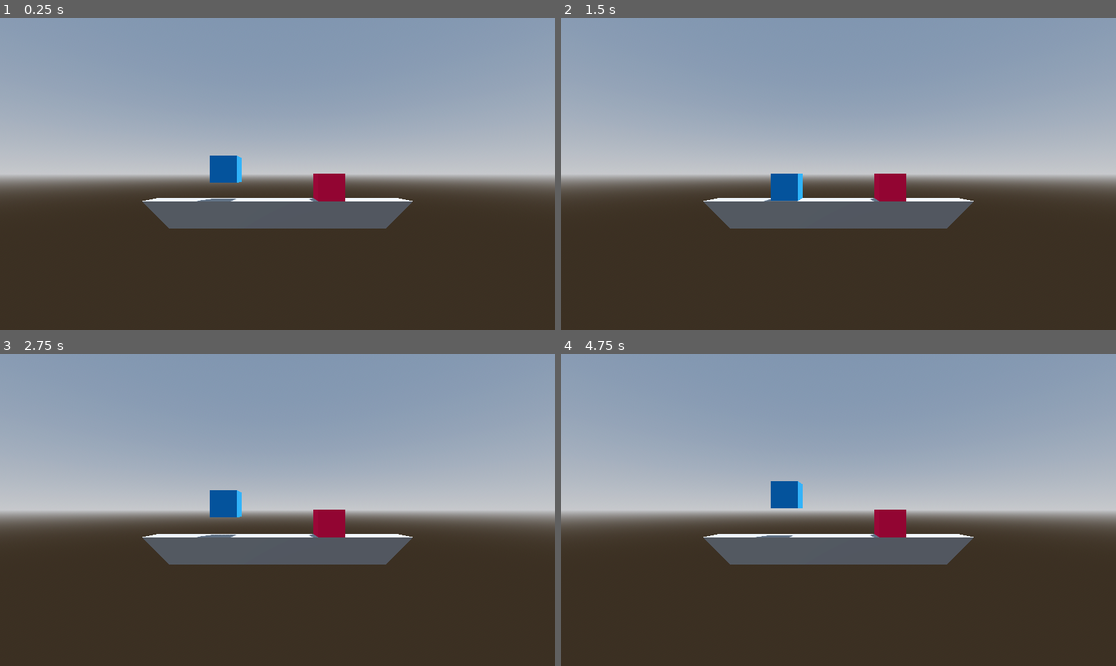
Above: before the commit, frames 1-4 (two rows, left to right).
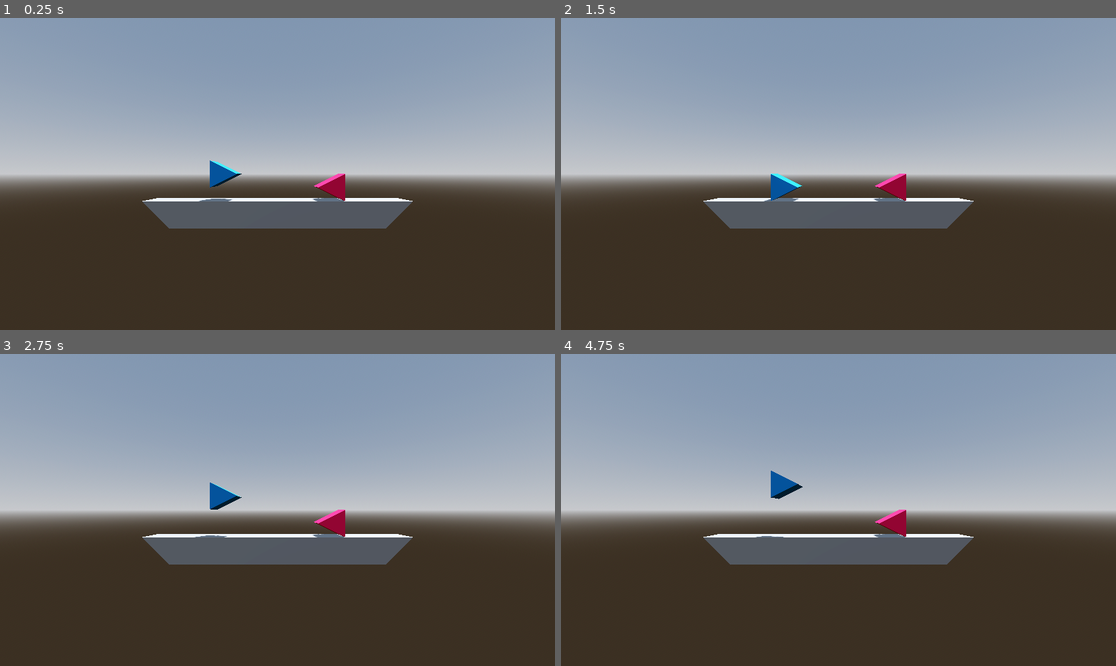
Above: after the commit, the same moments.

Repository: jagvirdehal/peppi
Game: Godot game, scene res://node_3d.tscn
Two runs of this game, one before a commit and one after it. Both use one fixed random seed, a clock stepped at 60 frames per second and the inputs below.
Inputs:
- Up to frame 1 (0.25 s): no input
- Up to frame 2 (1.5 s): tap Enter at 1.25 s
- Up to frame 3 (2.75 s): tap Space at 2 s
- Up to frame 4 (4.75 s): tap Enter at 3.5 s; tap Space at 4.25 s

The runs differ from the first frame. In frame 1, 0.6% of the frame differs, in the area x 35-63%, y 44-59%; in frame 2, 0.6%; in frame 3, 0.7%; in frame 4, 0.7%, in the area x 36-63%, y 37-59%.

Commit message:
Added double jump, short-hop & major refactoring
- Refactored both players into one class
- Added editor var for input prefix
- Added double jumping
- Cleaned up movement a little

Diff:
--- a/Player.gd
+++ b/Player.gd
@@ -3,51 +3,90 @@
 extends CharacterBody3D
 
 const SPEED = 5.0
-const JUMP_VELOCITY = 4.5
+const HOP_VELOCITY = 5
+const JUMP_VELOCITY = 6.5
+const GRAVITY = 15
 
 # Get the gravity from the project settings to be synced with RigidBody nodes.
-var gravity = ProjectSettings.get_setting("physics/3d/default_gravity")
+# var gravity = ProjectSettings.get_setting("physics/3d/default_gravity")
+
+# Player state
 var fast_fall = false
+var num_jumps = 1
 
-# Controls
-var INPUT_UP = null
-var INPUT_DOWN = null
-var INPUT_LEFT = null
-var INPUT_RIGHT = null
-var INPUT_JUMP = null
+# Editor settings
+@export var player_prefix : String
 
-func _init(player_prefix: String):
-	INPUT_UP = player_prefix + "up"
-	INPUT_DOWN = player_prefix + "down"
-	INPUT_LEFT = player_prefix + "left"
-	INPUT_RIGHT = player_prefix + "right"
-	INPUT_JUMP = player_prefix + "jump"
+# Player input
+var input_prefix : String
+var INPUT_JUMP : String
+var INPUT_LEFT : String
+var INPUT_RIGHT : String
+var INPUT_DOWN : String
+var INPUT_UP : String
+
+func _ready():
+	input_prefix = player_prefix + "_"
+	INPUT_JUMP = input_prefix + "jump"
+	INPUT_LEFT = input_prefix + "left"
+	INPUT_RIGHT = input_prefix + "right"
+	INPUT_DOWN = input_prefix + "down"
+	INPUT_UP = input_prefix + "up"
+
+func get_axis():
+	return Input.get_vector(
+		INPUT_LEFT,
+		INPUT_RIGHT,
+		INPUT_DOWN,
+		INPUT_UP
+	)
+
+# TODO: Replace this with some kind of static function var
+var start_jump = false
+var time_pressed = 0
+func handle_jump(delta):
+	const HOP_THRESHOLD = 0.05
+
+	if Input.is_action_just_pressed(INPUT_JUMP):
+		start_jump = true
+
+	if start_jump:
+		if Input.is_action_pressed(INPUT_JUMP):
+			time_pressed += delta
+			print(time_pressed)
+
+		if time_pressed > HOP_THRESHOLD or Input.is_action_just_released(INPUT_JUMP):
+			if not is_on_floor():
+				num_jumps -= 1
+			velocity.y = JUMP_VELOCITY if time_pressed > HOP_THRESHOLD else HOP_VELOCITY
+			time_pressed = 0
+			start_jump = false
 
 func _physics_process(delta):
 	# Add the gravity.
-	if not is_on_floor():
-		velocity.y -= gravity * delta
-		if fast_fall:
-			velocity.y -= 10 * gravity * delta
-	elif fast_fall:
+	if is_on_floor():
 		fast_fall = false
+		num_jumps = 1
+	else:
+		velocity.y -= GRAVITY * delta * (10 if fast_fall else 1)
 
-	if not is_on_floor() and velocity.y < 1 and Input.is_action_just_pressed(INPUT_DOWN):
-		fast_fall = true
+	if num_jumps > 0:
+		handle_jump(delta)
 
-	# Handle jump.
-	if Input.is_action_just_pressed(INPUT_JUMP) and is_on_floor():
-		velocity.y = JUMP_VELOCITY
+	# Get input direction
+	var input_dir = get_axis()
+	var direction = (transform.basis * Vector3(input_dir.x, 0, 0)).normalized()
 
-	# Get the input direction and handle the movement/deceleration.
-	# As good practice, you should replace UI actions with custom gameplay actions.
-	var input_dir = Input.get_vector(INPUT_LEFT, INPUT_RIGHT, INPUT_UP, INPUT_DOWN)
-	var direction = (transform.basis * Vector3(input_dir.x, 0, 0)).normalized()
+	# Handle movement
 	if direction:
 		velocity.x = direction.x * SPEED
 		#velocity.z = direction.z * SPEED
 	else:
-		velocity.x = move_toward(velocity.x, 0, SPEED)
+		velocity.x = move_toward(velocity.x, 0, SPEED * 2)
 		#velocity.z = move_toward(velocity.z, 0, SPEED)
 
+	# Activate fast fall
+	if input_dir.y < 0 and velocity.y < 0:
+		fast_fall = true
+
 	move_and_slide()
--- a/Player1.gd
+++ /dev/null
@@ -1,6 +0,0 @@
-class_name Player1
-
-extends Player
-
-func _init():
-	super("p1_")
--- a/Player2.gd
+++ /dev/null
@@ -1,6 +0,0 @@
-class_name Player2
-
-extends Player
-
-func _init():
-	super("p2_")
--- a/node_3d.tscn
+++ b/node_3d.tscn
@@ -1,18 +1,17 @@
-[gd_scene load_steps=12 format=3 uid="uid://c3ur27utktolw"]
+[gd_scene load_steps=11 format=3 uid="uid://c3ur27utktolw"]
 
-[ext_resource type="Script" path="res://Player1.gd" id="1_a4ihm"]
-[ext_resource type="Script" path="res://Player2.gd" id="2_xtw4l"]
+[ext_resource type="Script" path="res://Player.gd" id="1_x0ag1"]
 
 [sub_resource type="BoxShape3D" id="BoxShape3D_5jcap"]
 
-[sub_resource type="BoxMesh" id="BoxMesh_o0d2v"]
+[sub_resource type="PrismMesh" id="PrismMesh_f8p1k"]
 
 [sub_resource type="StandardMaterial3D" id="StandardMaterial3D_u735u"]
 albedo_color = Color(0, 0.547003, 0.911061, 1)
 
 [sub_resource type="BoxShape3D" id="BoxShape3D_qe35p"]
 
-[sub_resource type="BoxMesh" id="BoxMesh_n1fah"]
+[sub_resource type="PrismMesh" id="PrismMesh_mqgdl"]
 
 [sub_resource type="StandardMaterial3D" id="StandardMaterial3D_2bny1"]
 albedo_color = Color(0.963785, 0, 0.324004, 1)
@@ -34,27 +33,31 @@
 
 [node name="Player1" type="CharacterBody3D" parent="."]
 transform = Transform3D(1, 0, 0, 0, 1, 0, 0, 0, 1, -2, 1, 0)
-script = ExtResource("1_a4ihm")
+script = ExtResource("1_x0ag1")
+player_prefix = "p1"
 
 [node name="CollisionShape3D" type="CollisionShape3D" parent="Player1"]
 transform = Transform3D(1, 0, 0, 0, 1, 0, 0, 0, 1, 0, 0.5, 0)
 shape = SubResource("BoxShape3D_5jcap")
 
 [node name="MeshInstance3D" type="MeshInstance3D" parent="Player1/CollisionShape3D"]
-mesh = SubResource("BoxMesh_o0d2v")
+transform = Transform3D(4.37114e-08, 1, -8.74228e-08, 1, -4.37114e-08, 0, -3.82137e-15, -8.74228e-08, -1, 0, 0, 0)
+mesh = SubResource("PrismMesh_f8p1k")
 surface_material_override/0 = SubResource("StandardMaterial3D_u735u")
 metadata/_edit_lock_ = true
 
 [node name="Player2" type="CharacterBody3D" parent="."]
 transform = Transform3D(1, 0, 0, 0, 1, 0, 0, 0, 1, 2, 0, 0)
-script = ExtResource("2_xtw4l")
+script = ExtResource("1_x0ag1")
+player_prefix = "p2"
 
 [node name="CollisionShape3D" type="CollisionShape3D" parent="Player2"]
 transform = Transform3D(1, 0, 0, 0, 1, 0, 0, 0, 1, 0, 0.5, 0)
 shape = SubResource("BoxShape3D_qe35p")
 
 [node name="MeshInstance3D" type="MeshInstance3D" parent="Player2/CollisionShape3D"]
-mesh = SubResource("BoxMesh_n1fah")
+transform = Transform3D(-4.37114e-08, -1, 0, 1, -4.37114e-08, 0, 0, 0, 1, 0, 0, 0)
+mesh = SubResource("PrismMesh_mqgdl")
 surface_material_override/0 = SubResource("StandardMaterial3D_2bny1")
 metadata/_edit_lock_ = true
 
Not shown, changed: README.md
